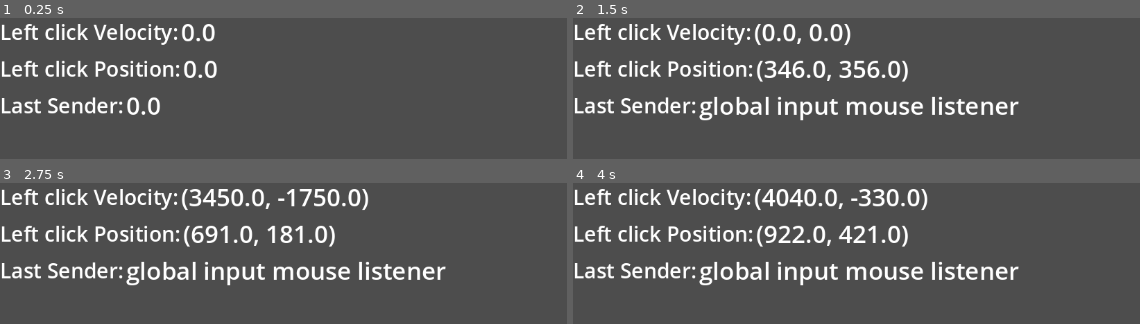
Above: before the commit, frames 1-4 (two rows, left to right).
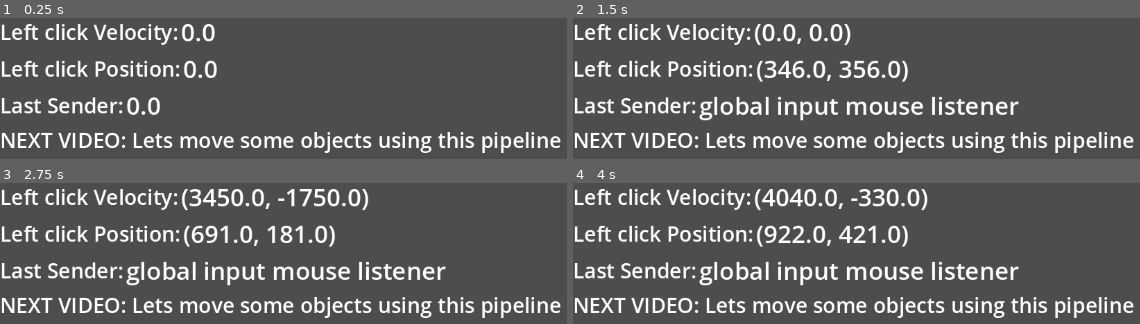
Above: after the commit, the same moments.

Repository: godotstash/godot-pipe-and-filter-pipeline
Game: Godot game, scene res://3d_scenes/main_scene/main_scene.tscn
Same seed, same stepped clock (60 frames per second), same inputs: the game is played once before the commit and once after it. The project has no main scene, so this scene is started directly.
Inputs (mouse positions are in pixels of both pictures, inside the frame that each line leads up to):
- Up to frame 1 (0.25 s): no input
- Up to frame 2 (1.5 s): tap Enter at 0.5 s; move the mouse to (outside the picture) at 0.52 s; click (outside the picture) at 0.6 s; tap Space at 1.25 s; move the mouse to (outside the picture) at 1.27 s; tap Middle mouse button (middle_click) at 1.35 s; click (outside the picture) at 1.42 s
- Up to frame 3 (2.75 s): tap Enter at 2 s; move the mouse to (481, 305) at 2.02 s; right-click (481, 305) at 2.1 s; click (481, 305) at 2.17 s
- Up to frame 4 (4 s): tap Space at 2.75 s; move the mouse to (outside the picture) at 2.77 s; click (outside the picture) at 2.85 s; tap Enter at 3.5 s; move the mouse to (outside the picture) at 3.52 s; tap Middle mouse button (middle_click) at 3.6 s; click (outside the picture) at 3.67 s

The runs differ from the first frame. In frame 1, 4.8% of the frame differs, in the area x 0-99%, y 80-96%; in frame 2, 4.8%; in frame 3, 4.8%; in frame 4, 4.8%.

Commit message:
Fixed on_boot signal missing

Diff:
--- a/godot-pipe-and-filter-pipeline/3d_scenes/main_scene/main_scene.tscn
+++ b/godot-pipe-and-filter-pipeline/3d_scenes/main_scene/main_scene.tscn
@@ -78,3 +78,11 @@
 script = ExtResource("3_5kcgc")
 key_name = "sender"
 default_value = "Sender?"
+
+[node name="next_video" type="HBoxContainer" parent="CanvasLayer/state_controls/state_labels"]
+layout_mode = 2
+
+[node name="Label" type="Label" parent="CanvasLayer/state_controls/state_labels/next_video"]
+layout_mode = 2
+theme_override_font_sizes/font_size = 30
+text = "NEXT VIDEO: Lets move some objects using this pipeline"
--- a/godot-pipe-and-filter-pipeline/autoloaded/global_event_bus.gd
+++ b/godot-pipe-and-filter-pipeline/autoloaded/global_event_bus.gd
@@ -1,5 +1,9 @@
 extends Node
 
+
+
+@warning_ignore("unused_signal")
+signal on_boot(pipeline_payload:Dictionary)
 
 @warning_ignore("unused_signal")
 signal sync_ui_state(pipeline_payload:Dictionary)
